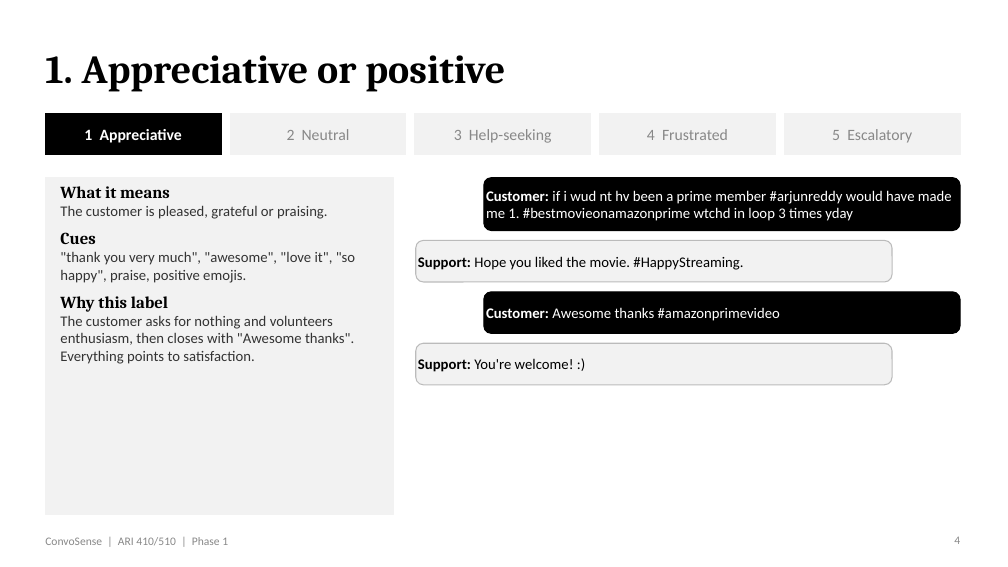
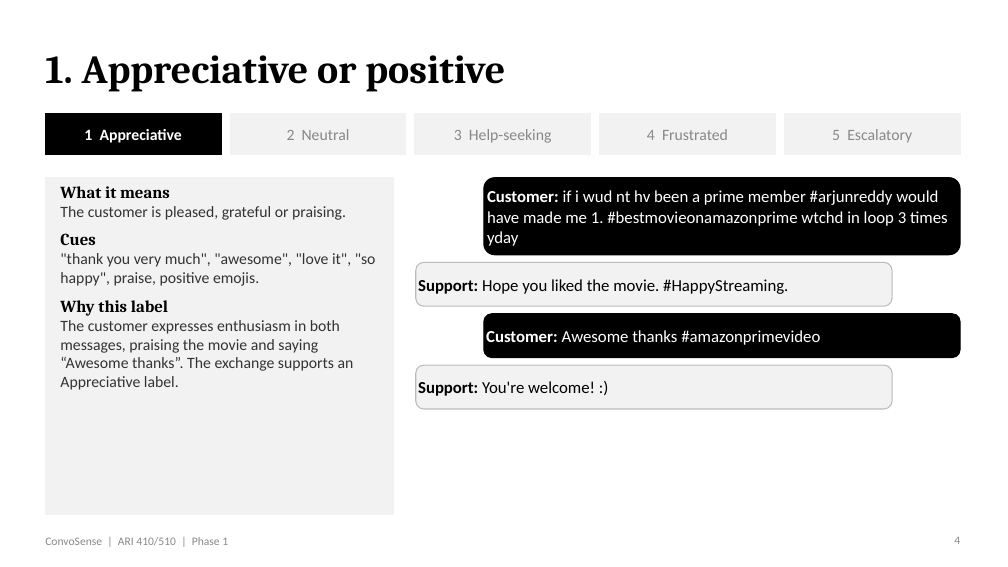
Before and after one commit to venkatrepaka-umich/ConvoSense, a slide deck: slide 4 of docs/Phase 1 PPT.pptx. Drawn at 1008x567 pixels with LibreOffice and Linux fonts; fonts in the diff are those of the drawing. Boxes give left, top, right and bottom in pixels: in the first picture for what was removed or moved away, otherwise in the second. Text is boxed around its words. In the diff, an @@ line names an element or a change of style, - is before the commit and + after.

```diff
--- a/docs/Phase 1 PPT.pptx
+++ b/docs/Phase 1 PPT.pptx
@@ rounded rectangle "Customer: if i wud nt ...": place and size @@
-rounded rectangle "Customer: if i wud nt ..." at <box>484,178,960,231</box>
+rounded rectangle "Customer: if i wud nt ..." at <box>484,178,960,255</box>
@@ text at <box>60,206,376,286</box>: size 14 to 15 pt in "The customer is pleased, grateful or praising.", ""thank you very much", "awesome", "love it", ..." @@
@@ text at <box>60,320,354,390</box>: text changed; size 14 to 15 pt @@
-The customer asks for nothing and volunteers enthusiasm, then closes with "Awesome thanks". Everything points to satisfaction.
+The customer expresses enthusiasm in both messages, praising the movie and saying “Awesome thanks”. The exchange supports an Appreciative label.
@@ size 14 to 16 pt in 4 elements at <box>484,178,960,255</box>, <box>416,262,892,306</box>, <box>484,314,960,358</box>, <box>416,365,892,409</box> @@
@@ 3 rounded rectangles: place and size @@
-3 rounded rectangles at <box>416,240,960,385</box>
+3 rounded rectangles at <box>416,262,960,409</box>
```
Also in this commit, not shown: 7 other slides changed, 2 other files.
